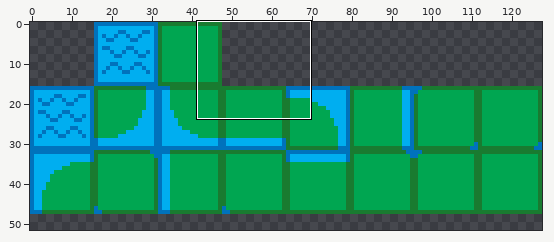
A sprite sheet gets an edit: Boat_Game/sprites/spr_tileset/layers/eaf85736-1244-4bae-b93e-42efcba0dadd/220646d6-762b-4bc0-8c0c-1bf805199ac2.png. Above: a wide view before the commit, with the close-up outlined.
Close-up. Earlier state:
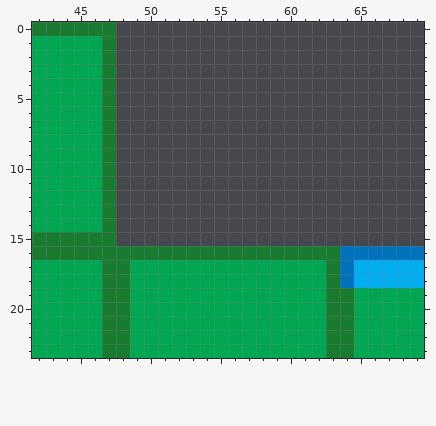
The file is 128x128 pixels. Shown: x 42..69, y 0..23. The wide view leaves out empty margins.
Now the later version:
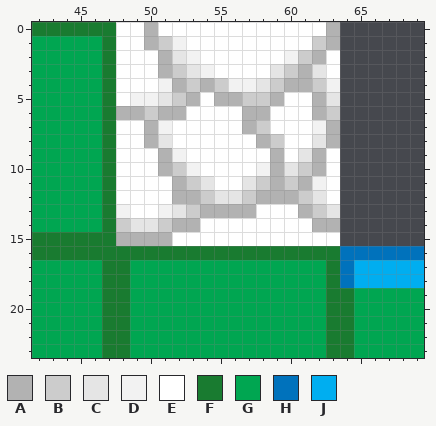
Palette (. is transparent): A #b2b2b2  B #cccccc  C #e5e5e5  D #f2f2f2  E #ffffff  F #197b30  G #00a651  H #0072bc  J #00aef0
The exact change:
{"y":0,"x":48,"old":"................","new":"EEAEEEEEEEEEEEEA"}
{"y":1,"x":48,"old":"................","new":"EEABDEEEEEEEEEBA"}
{"y":2,"x":48,"old":"................","new":"EEEACDEEEEEEDBAE"}
{"y":3,"x":48,"old":"................","new":"EEEABCDEEEECBACE"}
{"y":4,"x":48,"old":"................","new":"EEEDABABDDCBAABD"}
{"y":5,"x":48,"old":"................","new":"EDDCBAEAABBAEEAC"}
{"y":6,"x":48,"old":"................","new":"AABAAEEEEAAEEEAB"}
{"y":7,"x":48,"old":"................","new":"EEADEEEEEABEEEDA"}
{"y":8,"x":48,"old":"................","new":"EEACEEEEEEABEECA"}
{"y":9,"x":48,"old":"................","new":"EEEADEEEEEEAECAE"}
{"y":10,"x":48,"old":"................","new":"EEEABDEEEEDACBAE"}
{"y":11,"x":48,"old":"................","new":"EEEEABCEECBABADE"}
{"y":12,"x":48,"old":"................","new":"EEEEAABCCBAAABCE"}
{"y":13,"x":48,"old":"................","new":"DEEDCBAAAAEEEABC"}
{"y":14,"x":48,"old":"................","new":"BCCBAAEEEEEEEEAA"}
{"y":15,"x":48,"old":"................","new":"AAAAEEEEEEEEEEEE"}
{"label":"added","picture_box":[116,22,340,246]}
